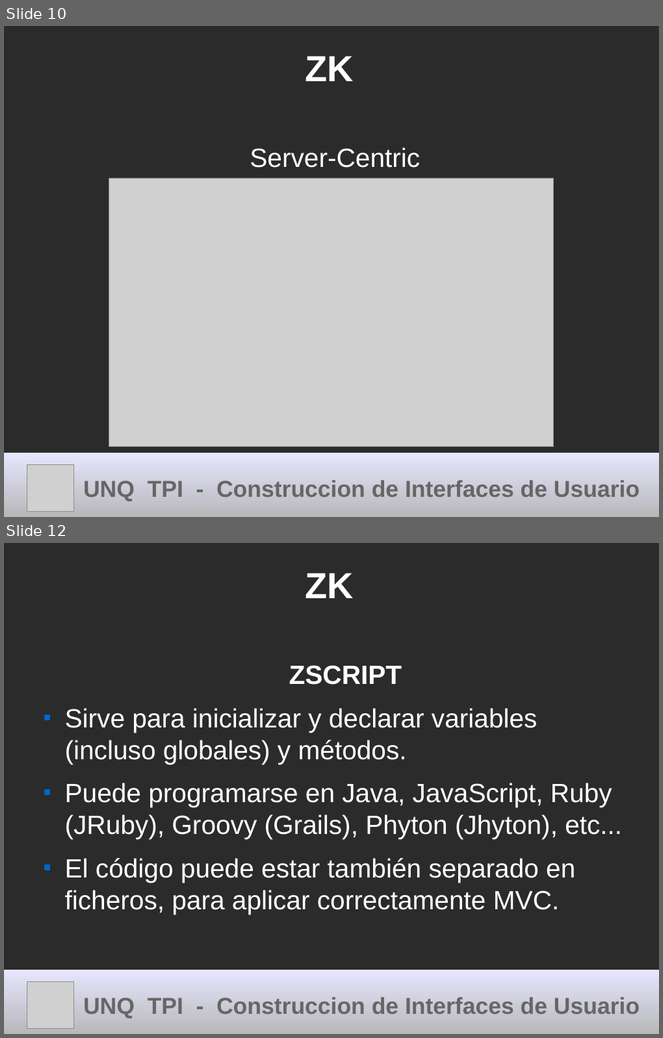
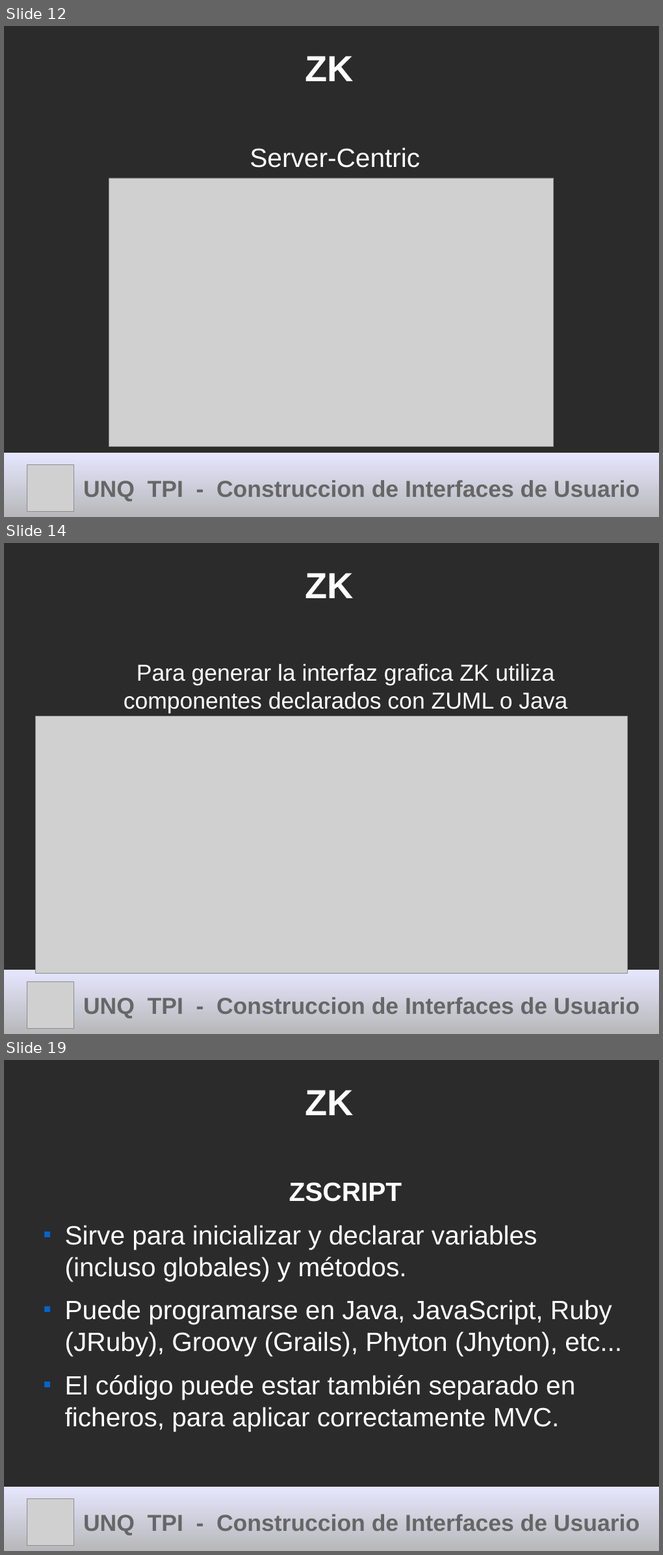
Before and after one commit to cdmarchionne/tpi-ui-tp-esferas, a slide deck: ZK/resources/Presentacion ZK.odp. Shown one above the other, each under a label of ours: slides 10 and 12 before the commit, slides 12, 14 and 19 after it; the slides between them are not shown. The pictures are 663x1038 and 663x1555 pixels, drawn with LibreOffice and Linux fonts; fonts in the diff are those of the drawing; grey boxes stand for pictures; background and template pictures are left out; a plain dark background stands for a picture behind light text. Boxes give left, top, right and bottom in pixels: in the first picture for what was removed or moved away, otherwise in the second. Text is boxed around its words. In the diff, an @@ line names an element or a change of style, - is before the commit and + after.

```diff
--- a/ZK/resources/Presentacion ZK.odp
+++ b/ZK/resources/Presentacion ZK.odp
@@ slide 14 added at (4, 543, 659, 1034), background picture (left out) @@
@@ title added at (305, 573, 353, 598), 44 pt, text #FFFFFF, bold @@
+ZK
@@ text added at (124, 664, 568, 713), 28 pt, text #FFFFFF @@
+Para generar la interfaz grafica ZK utiliza componentes declarados con ZUML o Java
@@ picture added at (35, 716, 628, 973) @@
@@ title added at (4, 971, 659, 1034), fill gradient #E6E6FF to #B3B3B3, 28 pt, text #666666, bold @@
+UNQ TPI - Construccion de Interfaces de Usuario
@@ picture added at (27, 982, 74, 1029) @@
@@ what was slide 10 is now slide 12 @@
@@ what was slide 12 is now slide 19 @@
```
Also in this commit, not shown: 6 slides changed, 3 other slides added.
